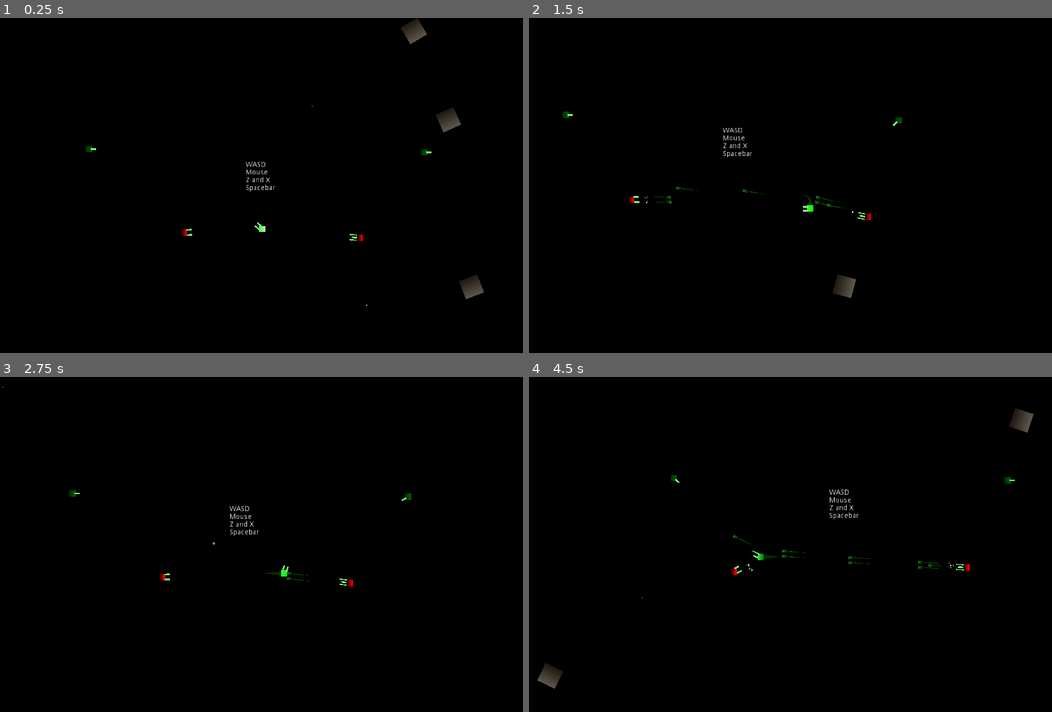
Above: before the commit, frames 1-4 (two rows, left to right).
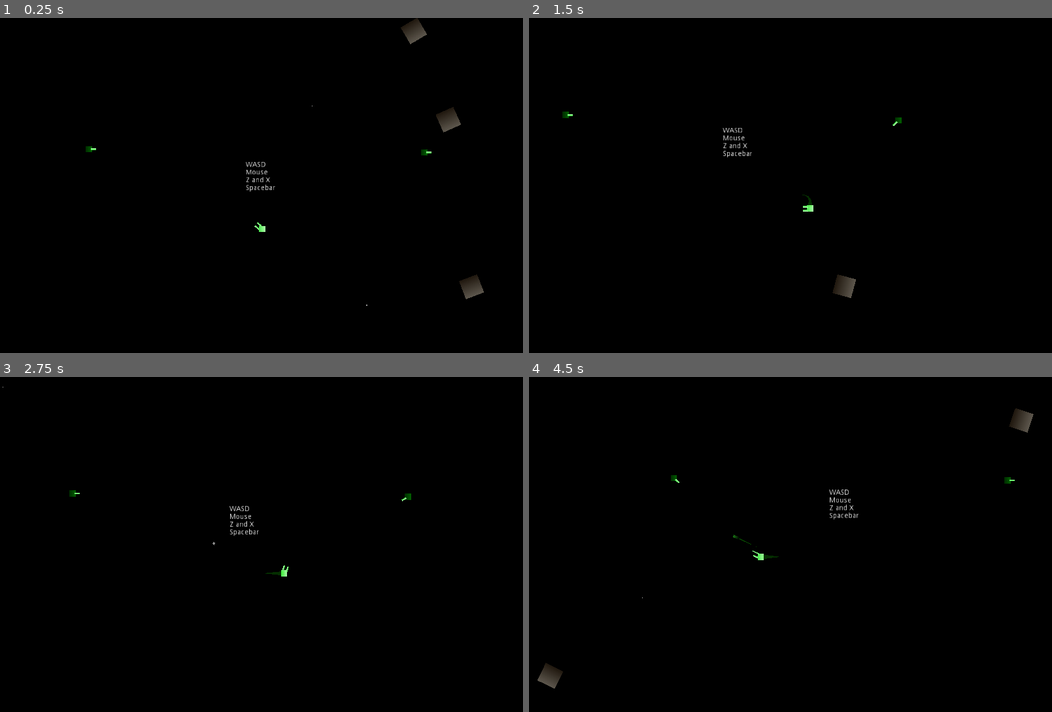
Above: after the commit, the same moments.

Repository: jrcamelo/Godot-SuperRogue
Game: Godot game, scene res://Test1.tscn
The game is run twice, just before and just after one commit, with the same random seed, the same clock (stepped at 60 frames per second) and the same inputs. The engine's default icon, where the game draws it, is replaced by a stand-in: a white triangle on a blue panel in a dark square.
Inputs (mouse positions are in pixels of both pictures, inside the frame that each line leads up to):
- Up to frame 1 (0.25 s): no input
- Up to frame 2 (1.5 s): move the mouse to (905, 175) at 0.52 s; hold D (move_right) 0.53-1.28 s; tap R (r) at 0.6 s; tap V (v) at 0.8, 1.35 s; move the mouse to (685, 208) at 1.27 s; hold S (move_down) from 1.28 s (still down)
- Up to frame 3 (2.75 s): tap X (x) at 1.55, 2.1 s; move the mouse to (313, 474) at 2.02 s; release S (move_down) at 2.03 s; hold D (move_right) from 2.03 s (still down); tap R (r) at 2.3 s
- Up to frame 4 (4.5 s): move the mouse to (764, 621) at 2.77 s; release D (move_right) at 2.78 s; hold W (move_up) 2.78-3.53 s; click (764, 621) at 2.85 s; tap V (v) at 3.05 s; move the mouse to (947, 604) at 3.52 s; hold A (move_left) from 3.53 s (still down); tap R (r) at 3.6 s; tap X (x) at 3.8 s; move the mouse to (633, 497) at 4.27 s; right-click (633, 497) at 4.35 s

The runs differ from the first frame. In frame 1, less than 0.1% of the frame differs, in the area x 34-70%, y 62-67%; in frame 2, 0.2%; in frame 3, 0.1%; in frame 4, 0.2%, in the area x 38-85%, y 51-60%.

Commit message:
Modular enemy now killable, damages and health updated

Diff:
--- a/Project/BasicEnemyAI.gd
+++ b/Project/BasicEnemyAI.gd
@@ -20,9 +20,7 @@
 
 func process():
 	.process()
-
-	update_whiskers_closest_collision()
-	update_direction_to_avoid_collision()
+	reset_direction()
 
 	if target:
 		update_target_distance_and_direction()
@@ -31,6 +29,9 @@
 		aim_at_target()
 		shoot_all_weapons()
 
+	update_whiskers_closest_collision()
+	update_direction_to_avoid_collision()
+	update_direction_with_whiskers()
 	equipment.movement.move_towards_input(movement_direction, delta * (direction_to_avoid_collision.length() + 1))
 
 
@@ -102,4 +103,9 @@
 
 func on_target_lost(body):
 	target = null
+	reset_direction()
 	character_detection.scale = Vector2(1.5, 1.0)
+
+func reset_direction():
+	movement_direction = Vector2.ZERO
+	target_direction = Vector2.ZERO
--- a/Project/Bullets/Arrow.gd
+++ b/Project/Bullets/Arrow.gd
@@ -22,6 +22,10 @@
 				body.was_hit(DAMAGE)
 				if body.alive == true:
 					queue_free()
+		# TODO: Find a better way to do this due to reference bug
+		elif body.has_method("was_hit"):
+			body.was_hit(DAMAGE)
+			queue_free()
 		else:
 			queue_free()
 
--- a/Project/Character.gd
+++ b/Project/Character.gd
@@ -12,6 +12,9 @@
 export (PackedScene) var controller_path
 export (Array, PackedScene) var weapon_paths
 export (PackedScene) var propulsion_path
+
+
+export var health = 5
 
 onready var collider_updater: ColliderUpdater = get_node("ColliderUpdater")
 
@@ -72,3 +75,8 @@
 func set_controller_scene(controller_scene: PackedScene):
 	var controller = controller_scene.instance()
 	control.add_controller(controller_scene.instance())
+
+func was_hit(damage):
+	health -= damage
+	if health <= 0:
+		queue_free()
--- a/Project/Character.tscn
+++ b/Project/Character.tscn
@@ -11,6 +11,8 @@
 extents = Vector2( 0, 0 )
 
 [node name="Character" type="KinematicBody2D"]
+collision_layer = 5
+collision_mask = 47
 script = ExtResource( 2 )
 appearance_path = ExtResource( 3 )
 controller_path = ExtResource( 5 )
--- a/Project/Guns/Cannon.gd
+++ b/Project/Guns/Cannon.gd
@@ -8,7 +8,7 @@
 func create_bullet_instance():
 	var bullet = Bullet.instance()
 	bullet.SPEED = 1000
-	bullet.DAMAGE = 1
+	bullet.DAMAGE = 2
 	return bullet
 
 func _on_Cooldown():
--- a/Project/Guns/MachineGun.gd
+++ b/Project/Guns/MachineGun.gd
@@ -8,7 +8,7 @@
 func create_bullet_instance():
 	var bullet = Bullet.instance()
 	bullet.SPEED = 750
-	bullet.DAMAGE = 0.25
+	bullet.DAMAGE = 1
 	return bullet
 
 func _on_Cooldown():
--- a/Project/Test1.tscn
+++ b/Project/Test1.tscn
@@ -70,24 +70,27 @@
 
 [node name="Enemy" parent="Emitter" instance=ExtResource( 3 )]
 position = Vector2( 504, 8 )
+health = 4
 
 [node name="Enemy2" parent="Emitter" instance=ExtResource( 3 )]
 position = Vector2( 1.10684, -472 )
+health = 4
 
 [node name="Enemy3" parent="Emitter" instance=ExtResource( 3 )]
 position = Vector2( -160, -472 )
+health = 4
 
 [node name="Enemy4" parent="Emitter" instance=ExtResource( 3 )]
 position = Vector2( 144, -472 )
+health = 4
 
 [node name="Enemy5" parent="Emitter" instance=ExtResource( 3 )]
 position = Vector2( -536, -2.09364 )
-
-[node name="Character" parent="." instance=ExtResource( 6 )]
-position = Vector2( -232, 256 )
+health = 4
 
 [node name="Character2" parent="." instance=ExtResource( 6 )]
-position = Vector2( 296, 272 )
+position = Vector2( 0, -968 )
 weapon_paths = [ ExtResource( 5 ), ExtResource( 9 ), ExtResource( 5 ) ]
+health = 10
 
 [editable path="Emitter/Camera2D/StarBackground"]
